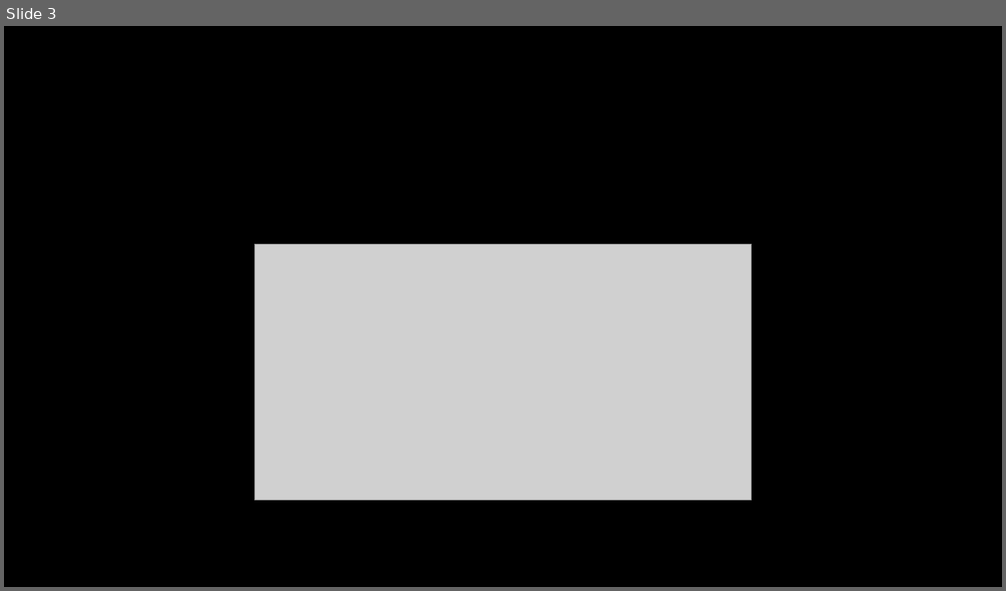
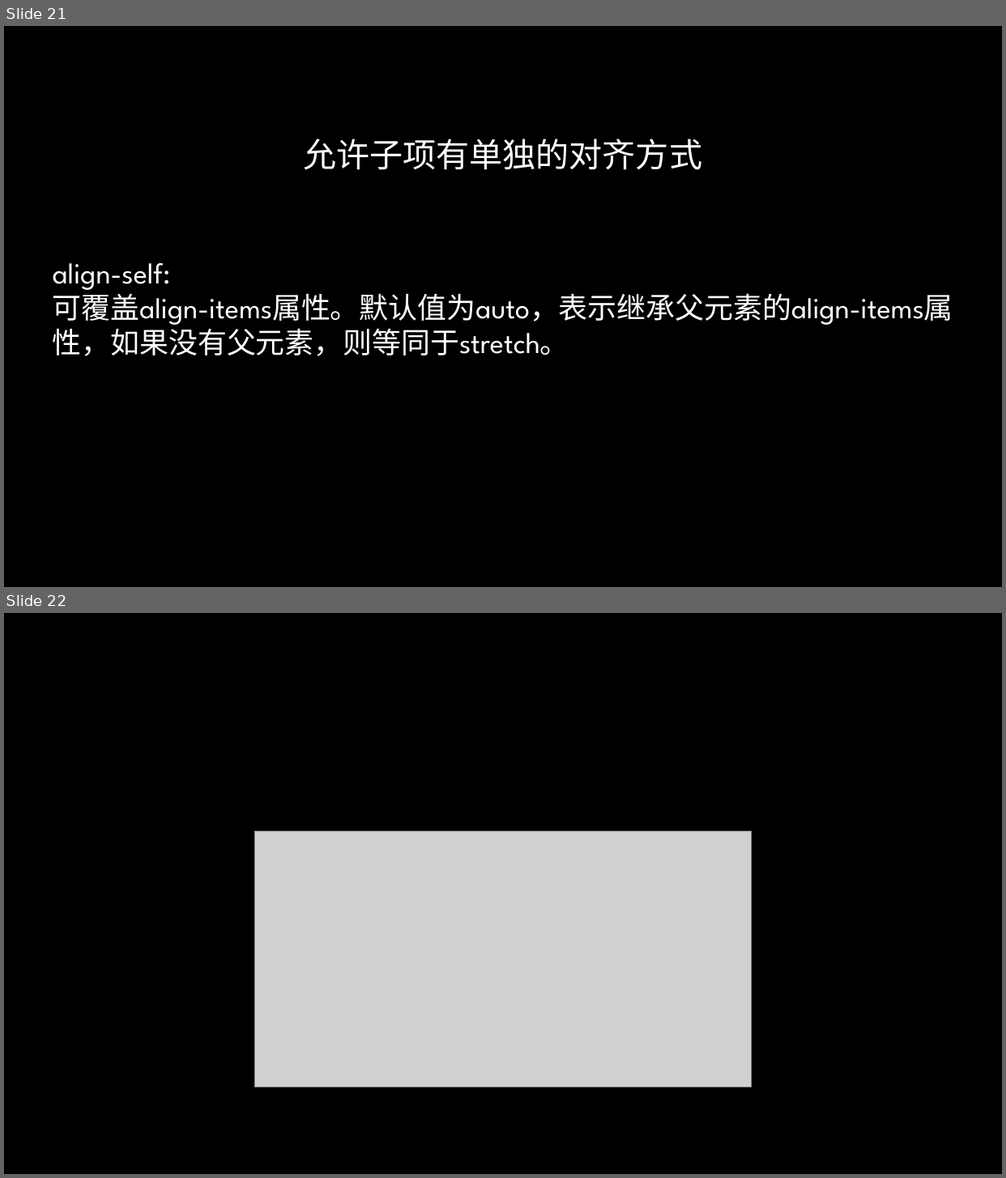
Before and after one commit to radiofly19841018/demo-flex, a slide deck: ppt/CSS Flex&Grid.pptx. Shown one above the other, each under a label of ours: slide 3 before the commit, slides 21 and 22 after it. The pictures are 1006x591 and 1006x1178 pixels, drawn with LibreOffice and Linux fonts; fonts in the diff are those of the drawing; grey boxes stand for pictures; background and template pictures are left out. Boxes give left, top, right and bottom in pixels: in the first picture for what was removed or moved away, otherwise in the second. Text is boxed around its words. In the diff, an @@ line names an element or a change of style, - is before the commit and + after.

```diff
--- a/ppt/CSS Flex&Grid.pptx
+++ b/ppt/CSS Flex&Grid.pptx
@@ slide 21 added at (x1=4, y1=26, x2=1002, y2=587), background picture (left out) @@
@@ title added at (x1=303, y1=139, x2=702, y2=170), 32 pt, text gradient #FFFFFF to #A6A6A6 @@
+允许子项有单独的对齐方式
@@ text added at (x1=53, y1=263, x2=953, y2=356), 28 pt, text #FFFFFF @@
+align-self:
+可覆盖align-items属性。默认值为auto，表示继承父元素的align-items属性，如果没有父元素，则等同于stretch。
@@ what was slide 3 is now slide 22 @@
```
Also in this commit, not shown: 1 slide changed, 20 other slides added, 1 slide removed, 3 other files.
